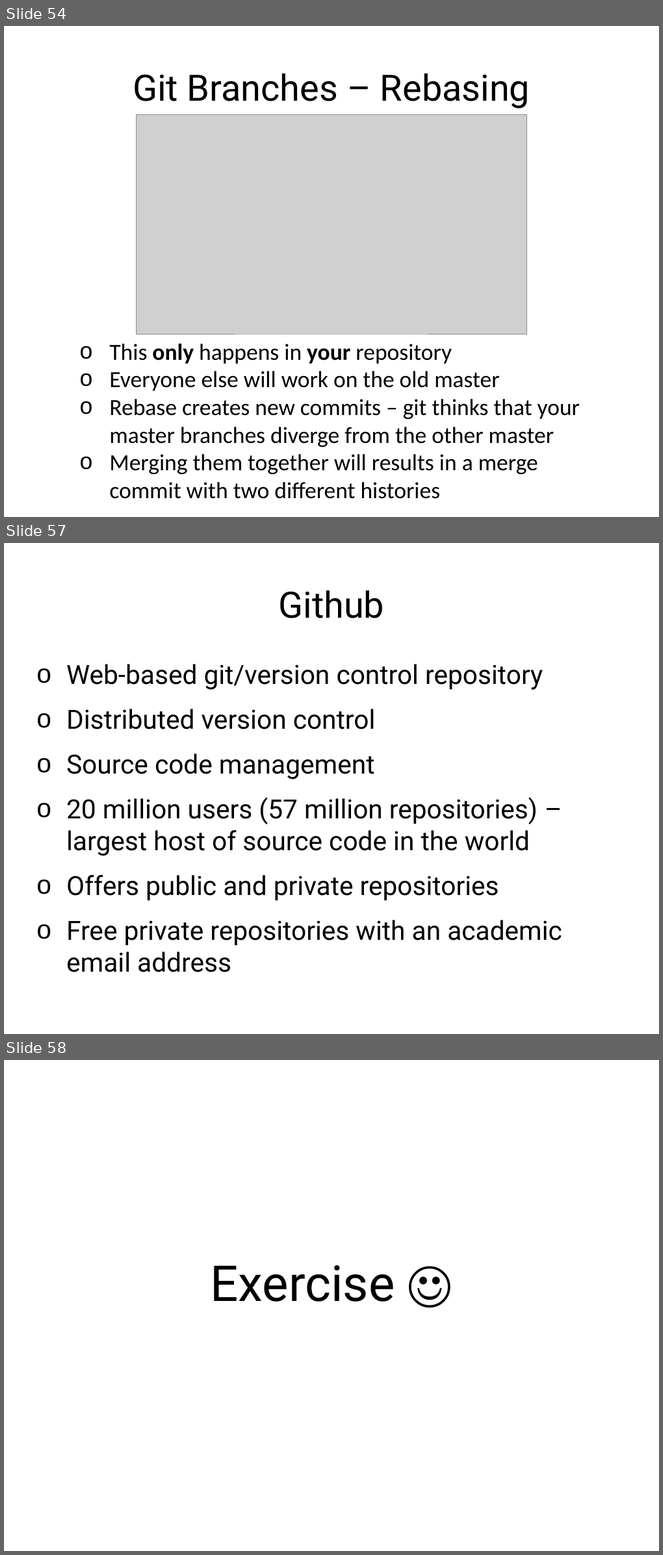
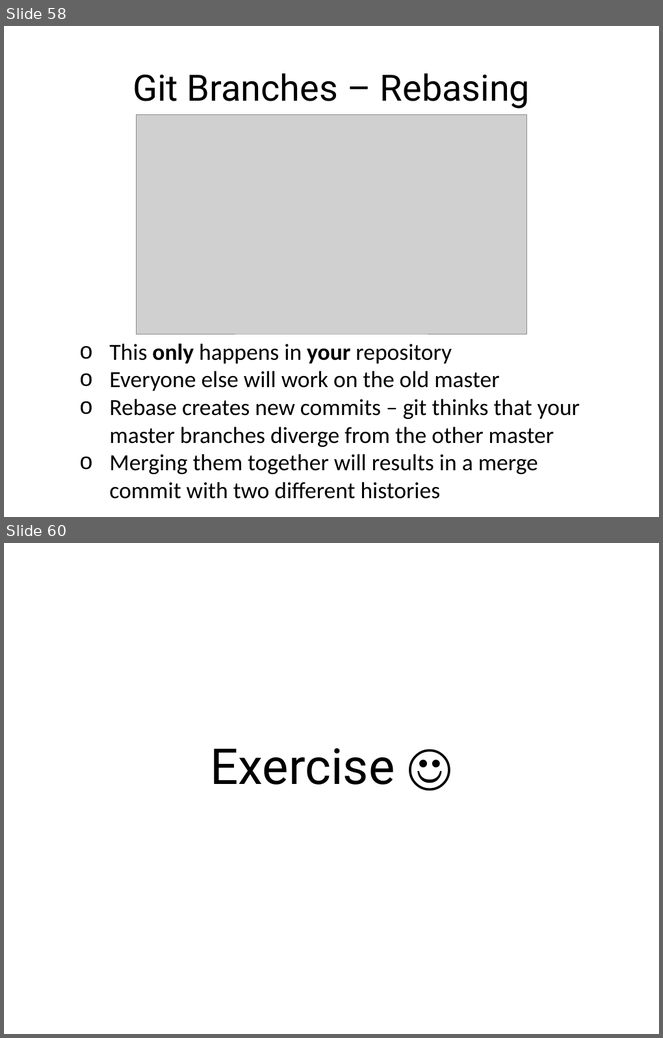
Before and after one commit to rachelplayer/isg-playground, a slide deck: git_workshop.pptx. Shown one above the other, each under a label of ours: slides 54, 57 and 58 before the commit, slides 58 and 60 after it; the slides between them are not shown. The pictures are 663x1555 and 663x1038 pixels, drawn with LibreOffice and Linux fonts; fonts in the diff are those of the drawing; grey boxes stand for pictures. Boxes give left, top, right and bottom in pixels: in the first picture for what was removed or moved away, otherwise in the second. Text is boxed around its words. In the diff, an @@ line names an element or a change of style, - is before the commit and + after.

```diff
--- a/git_workshop.pptx
+++ b/git_workshop.pptx
@@ slide 57 removed at (4,543,659,1034), background #FFFFFF @@
@@ title removed at (278,590,384,618) @@
-Github
@@ text removed at (66,664,562,973) @@
-o Web-based git/version control repository
-o Distributed version control
-o Source code management
-o 20 million users (57 million repositories) – largest host of source code in the world
-o Offers public and private repositories
-o Free private repositories with an academic email address
@@ what was slide 54 is now slide 58 @@
@@ what was slide 58 is now slide 60 @@
```
Also in this commit, not shown: 13 slides changed, 5 slides added, 4 other slides removed, 1 other file.
